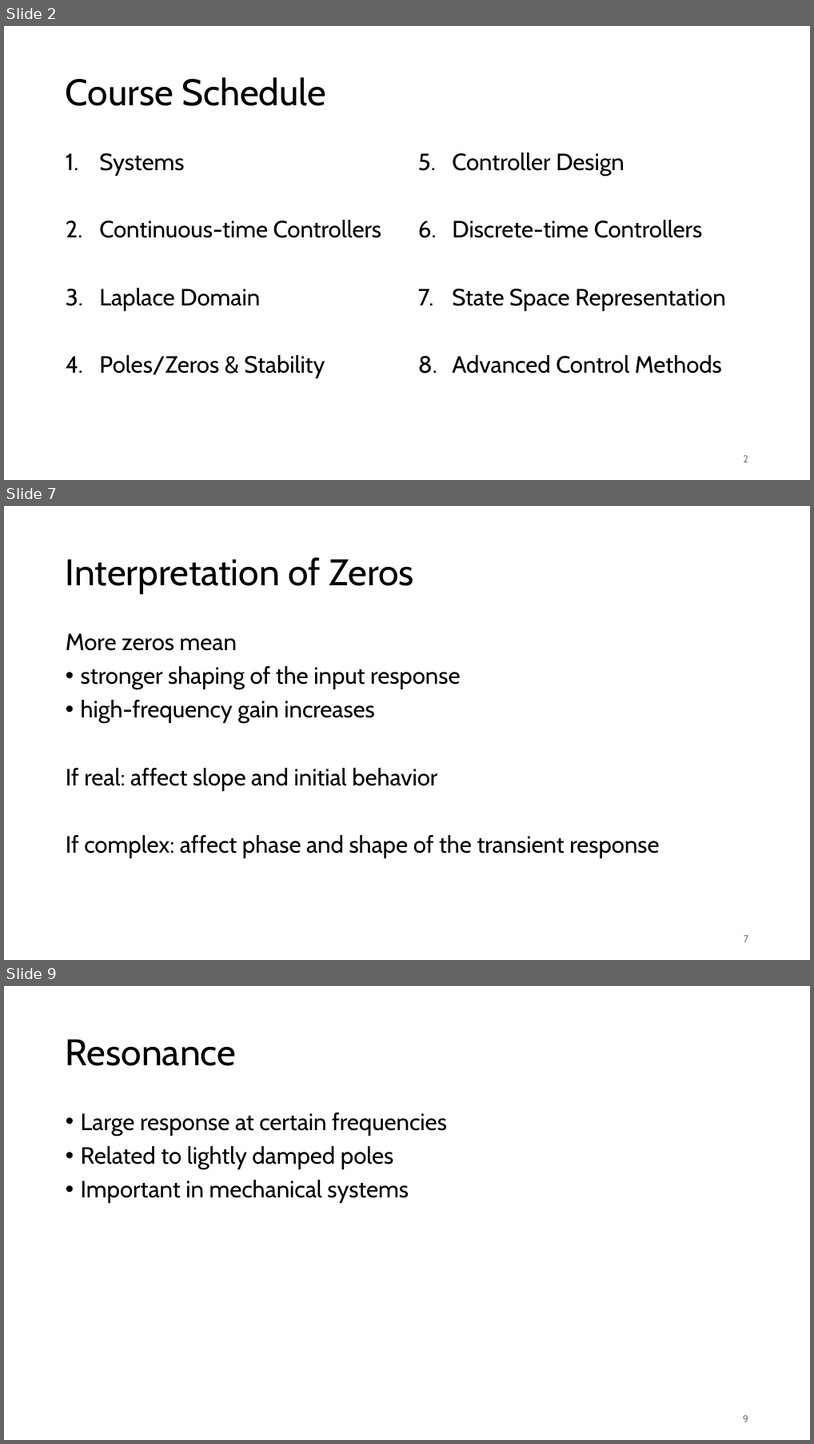
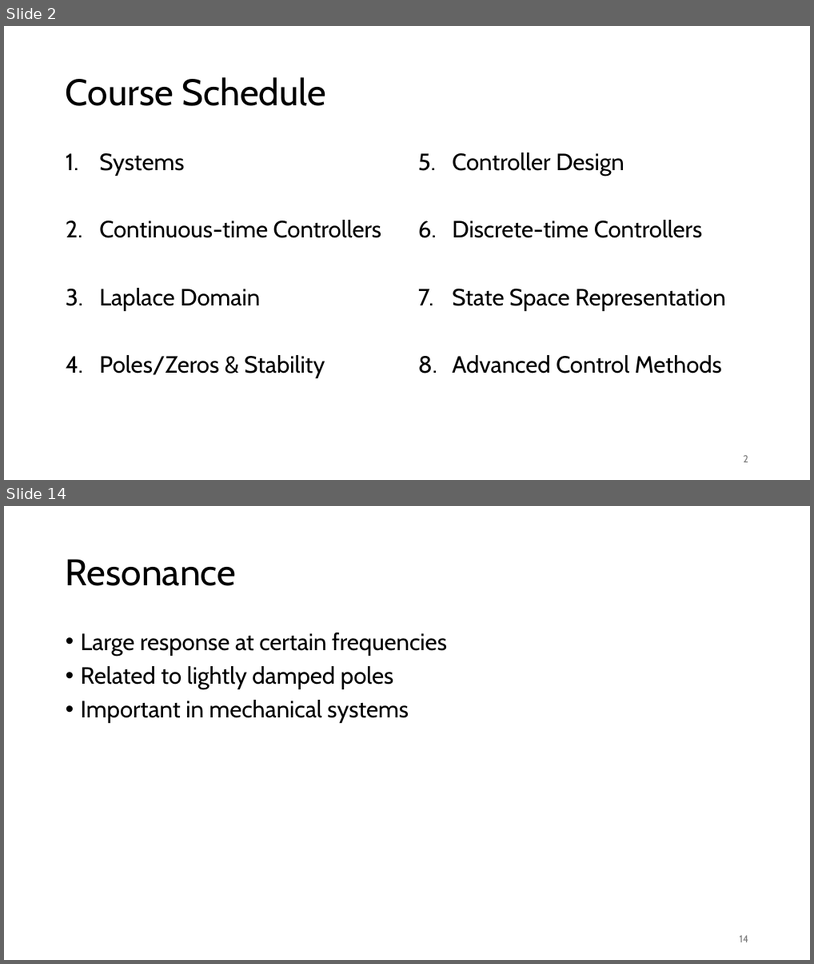
Before and after one commit to FelixWick/control_engineering, a slide deck: slides/4_stability.pptx. Shown one above the other, each under a label of ours: slides 2, 7 and 9 before the commit, slides 2 and 14 after it; the slides between them are not shown. The pictures are 814x1444 and 814x964 pixels, drawn with LibreOffice and Linux fonts; fonts in the diff are those of the drawing. Boxes give left, top, right and bottom in pixels: in the first picture for what was removed or moved away, otherwise in the second. Text is boxed around its words. In the diff, an @@ line names an element or a change of style, - is before the commit and + after.

Commit message:
poles and zeros

```diff
--- a/slides/4_stability.pptx
+++ b/slides/4_stability.pptx
@@ slide 7 removed at bbox=[4, 506, 810, 960], background #FFFFFF @@
@@ title removed at bbox=[66, 557, 414, 594] @@
-Interpretation of Zeros
@@ text removed at bbox=[66, 633, 659, 858] @@
-More zeros mean
-• stronger shaping of the input response
-• high-frequency gain increases
-If real: affect slope and initial behavior
-If complex: affect phase and shape of the transient response
@@ page number removed at bbox=[744, 935, 749, 942] @@
-7
@@ what was slide 9 is now slide 14 @@
@@ page number at bbox=[740, 935, 749, 942]: text changed @@
-9
+14
```
Also in this commit, not shown: 6 slides changed, 4 slides added, 3 other files.
